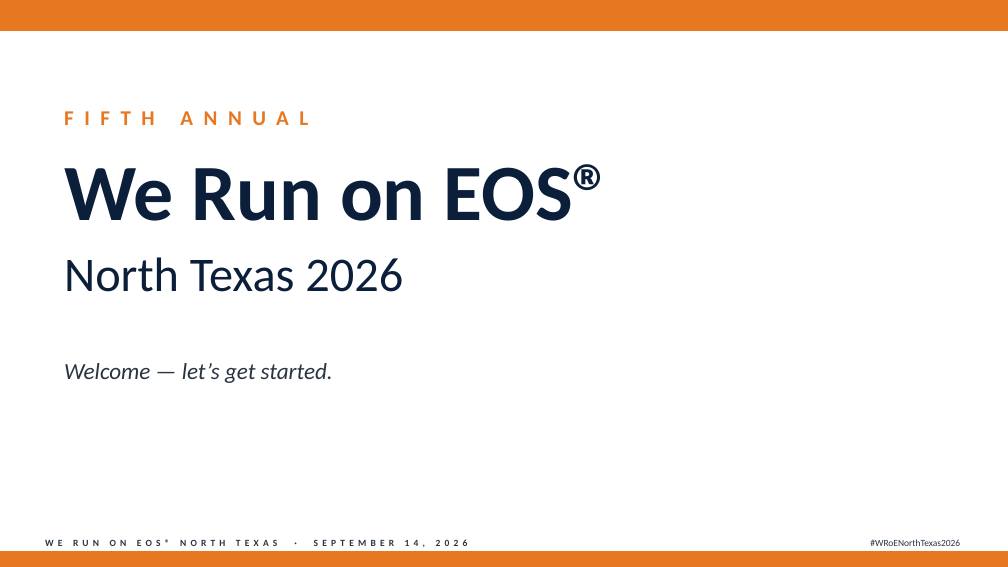
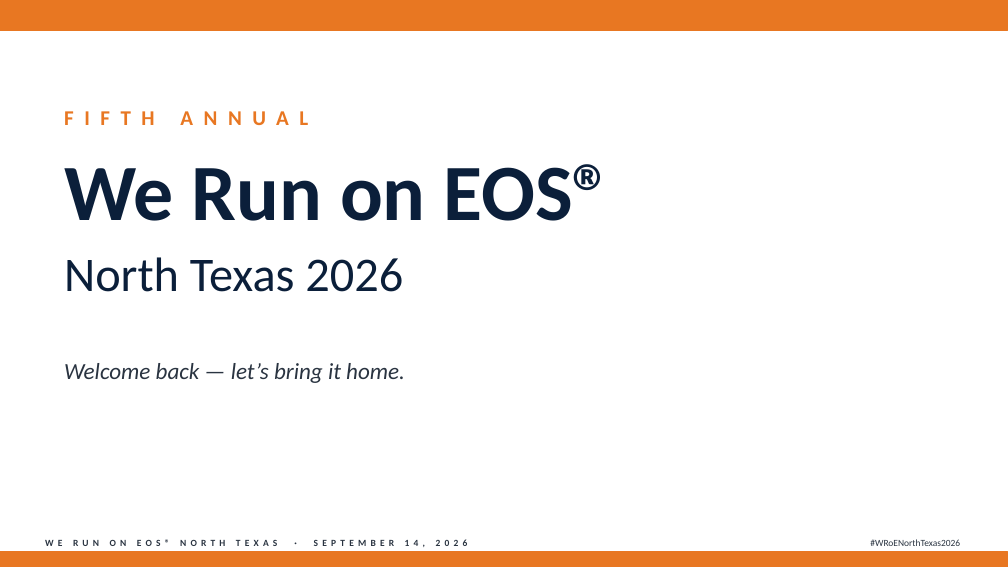
Before and after one commit to TicoRicoRay/wroe-dallas-2026, a slide deck: slide 6 of deliverables/deck/Deck.pptx. Drawn at 1008x567 pixels with LibreOffice and Linux fonts; fonts in the diff are those of the drawing. Boxes give left, top, right and bottom in pixels: in the first picture for what was removed or moved away, otherwise in the second. Text is boxed around its words. In the diff, an @@ line names an element or a change of style, - is before the commit and + after.

```diff
--- a/deliverables/deck/Deck.pptx
+++ b/deliverables/deck/Deck.pptx
@@ text at <box>64,363,405,383</box>: text changed @@
-Welcome — let’s get started.
+Welcome back — let’s bring it home.
```
Also in this commit, not shown: 6 other slides changed, 10 slides removed, 6 other files.
